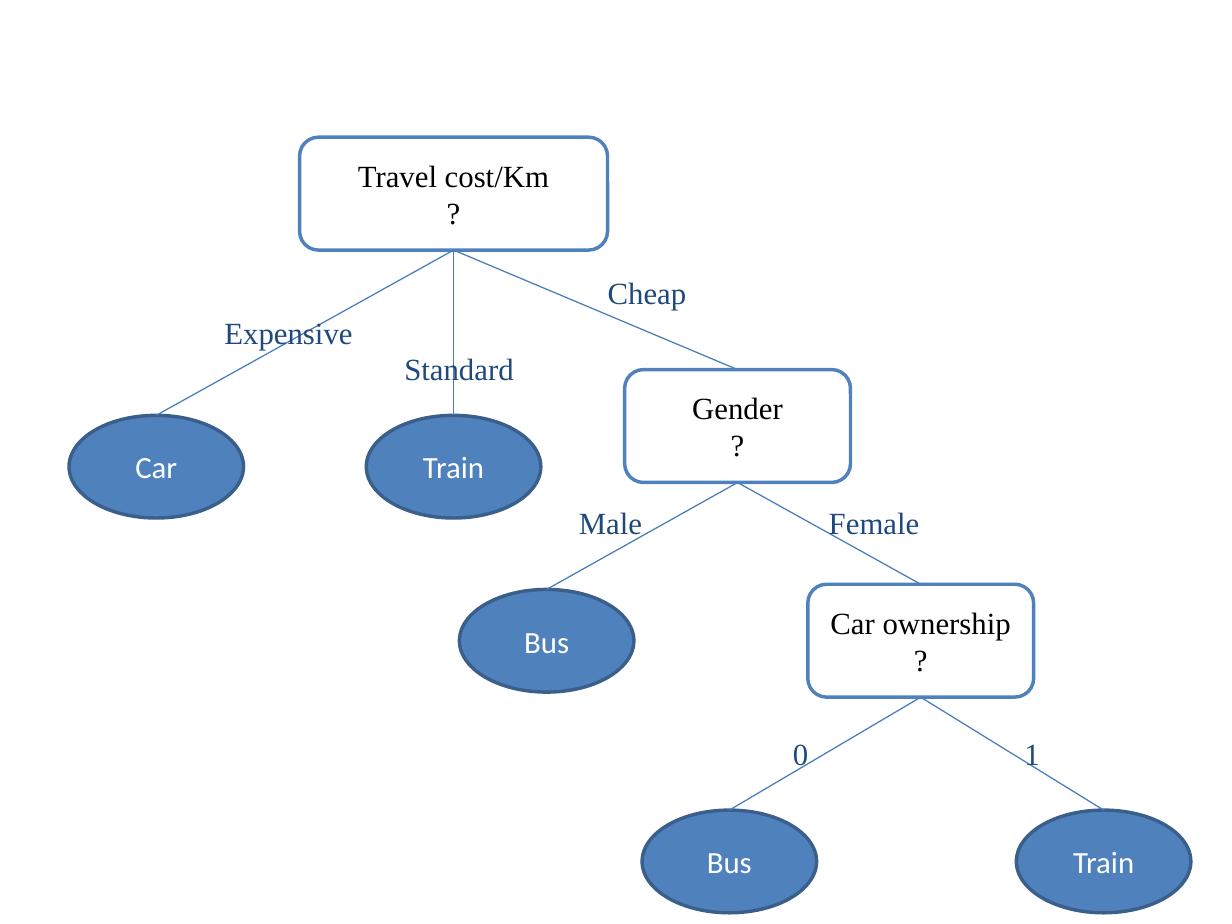
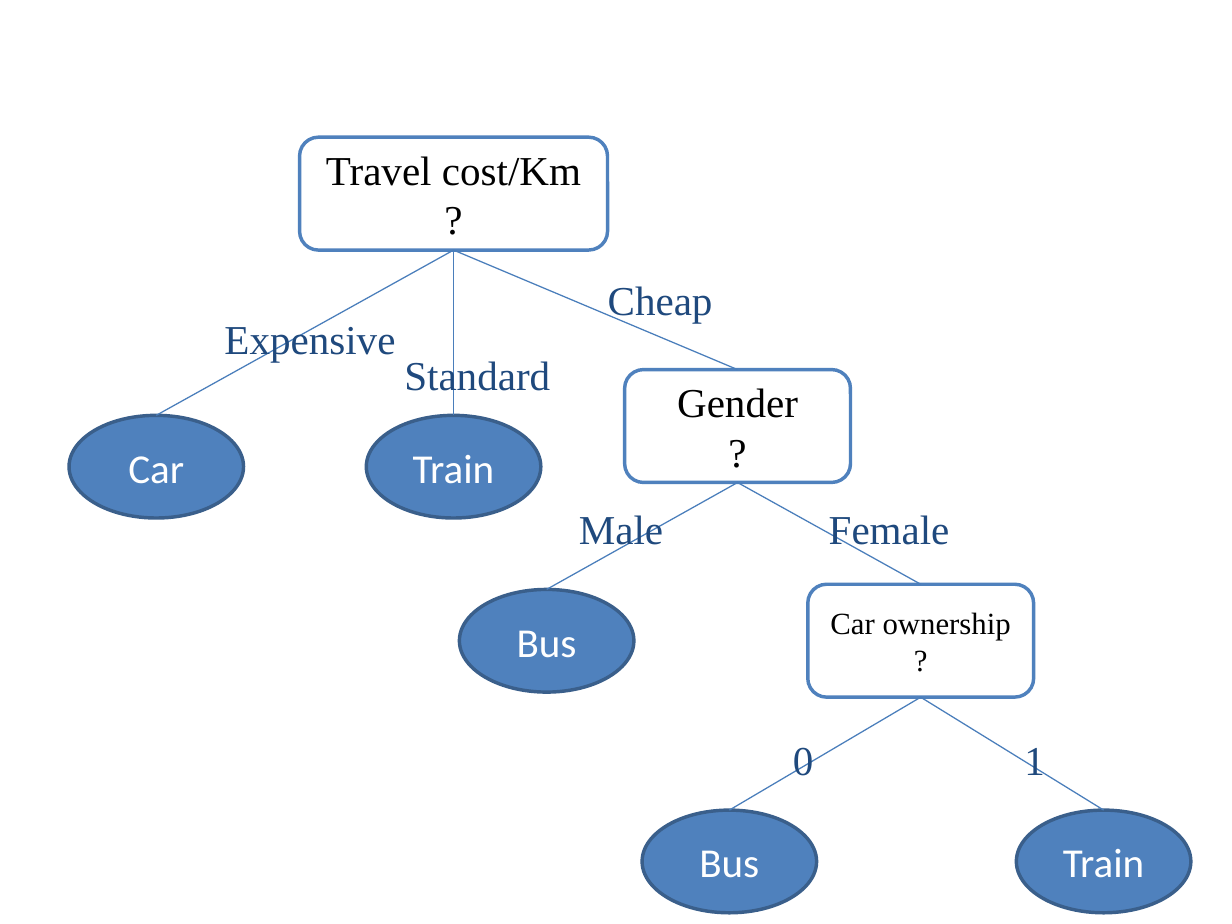
Before and after one commit to khanhduy94/jobzoom, a slide deck: slide 1 of Documents/Thesis Report Picture.pptx. Drawn at 1232x924 pixels with LibreOffice and Linux fonts; fonts in the diff are those of the drawing. Boxes give left, top, right and bottom in pixels: in the first picture for what was removed or moved away, otherwise in the second. Text is boxed around its words. In the diff, an @@ line names an element or a change of style, - is before the commit and + after.

```diff
--- a/Documents/Thesis Report Picture.pptx
+++ b/Documents/Thesis Report Picture.pptx
@@ size 18 to 24 pt in 14 elements at box(299, 137, 607, 250), box(69, 415, 244, 517), box(460, 589, 634, 691), box(1016, 811, 1191, 913), box(366, 415, 541, 517), box(642, 811, 817, 913), box(625, 370, 850, 483), box(404, 358, 550, 398), box(608, 286, 713, 323), box(579, 515, 663, 552), box(829, 515, 950, 552), box(793, 747, 814, 776), box(1024, 748, 1045, 775), box(224, 322, 395, 362) @@
```
Also in this commit, not shown: 3 slides added, 2 other files.
